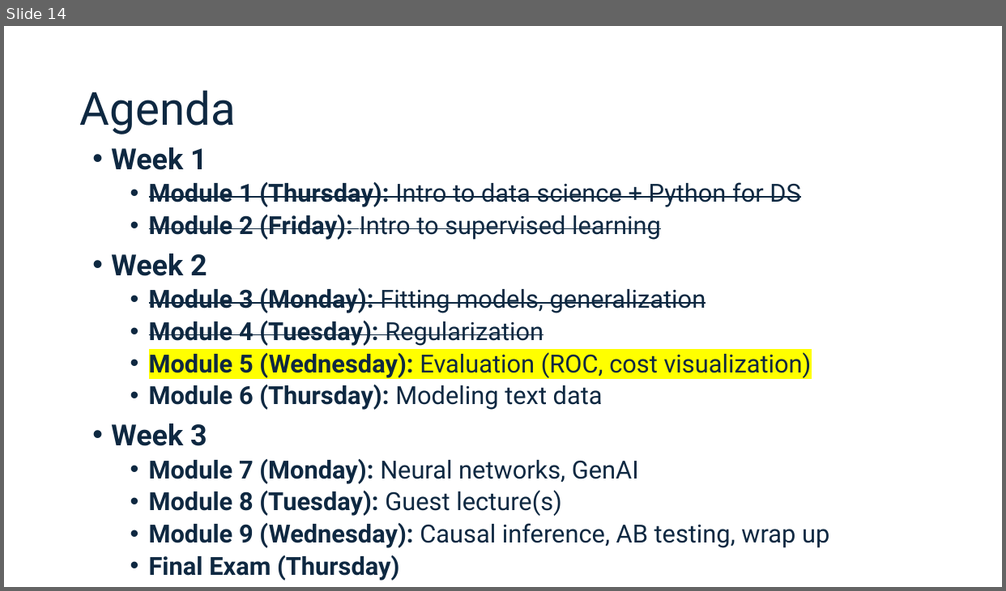
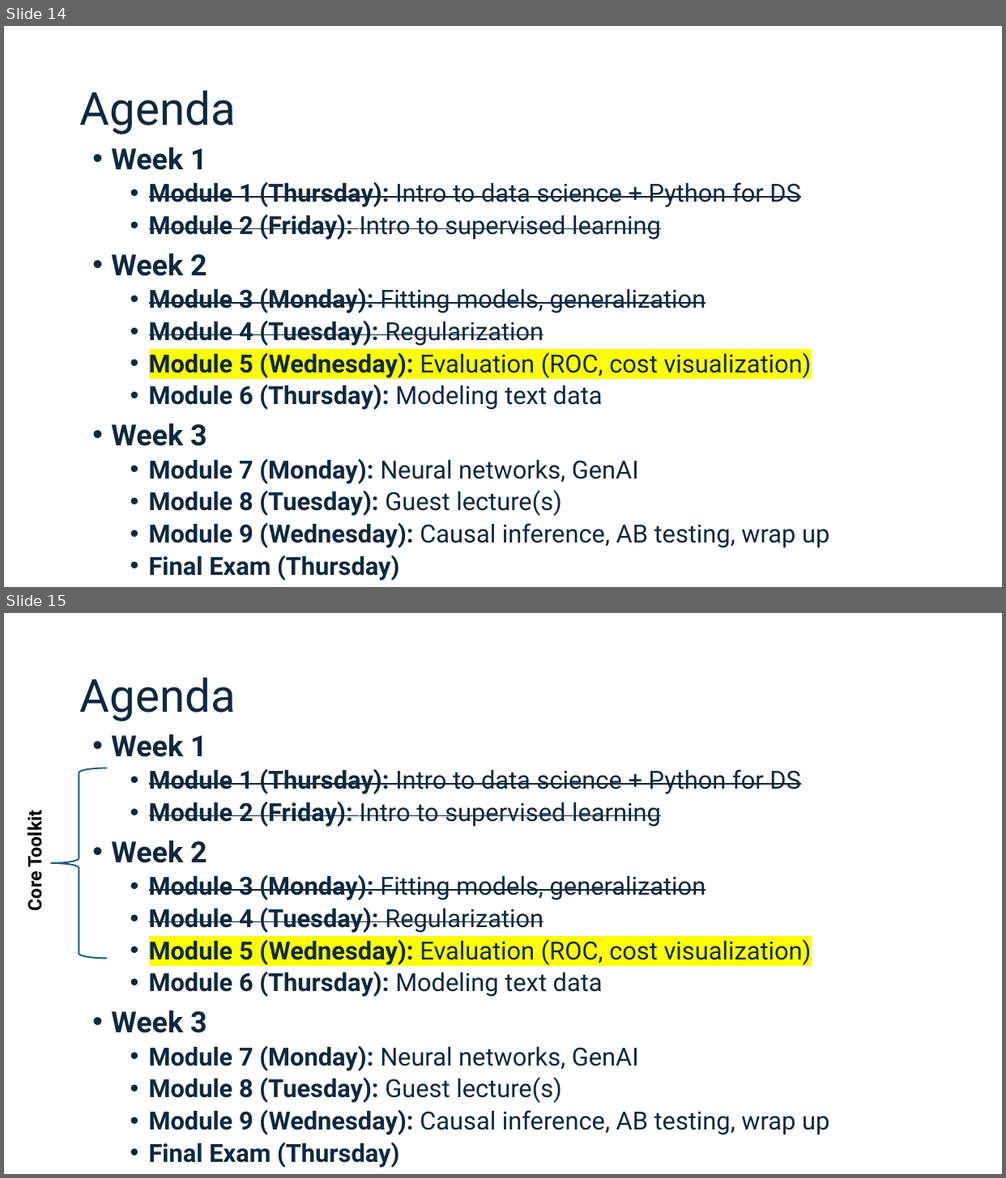
Before and after one commit to connordouglas10/DS-Tech-2025January, a slide deck: Modules/Module5/Slides 5.pptx. Shown one above the other, each under a label of ours: slide 14 before the commit, slides 14 and 15 after it. The pictures are 1006x591 and 1006x1178 pixels, drawn with LibreOffice and Linux fonts; fonts in the diff are those of the drawing. Boxes give left, top, right and bottom in pixels: in the first picture for what was removed or moved away, otherwise in the second. Text is boxed around its words. In the diff, an @@ line names an element or a change of style, - is before the commit and + after.

```diff
--- a/Modules/Module5/Slides 5.pptx
+++ b/Modules/Module5/Slides 5.pptx
@@ slide 15 added at (4,613,1002,1174), background #FFFFFF @@
@@ title added at (80,677,236,722), 44 pt, text #0E2841 @@
+Agenda
@@ text added at (111,735,829,1168), 24 pt, text #0E2841 @@
+• Week 1
+  • Module 1 (Thursday): Intro to data science + Python for DS
+  • Module 2 (Friday): Intro to supervised learning
+• Week 2
+  • Module 3 (Monday): Fitting models, generalization
+  • Module 4 (Tuesday): Regularization
+  • Module 5 (Wednesday): Evaluation (ROC, cost visualization)
+  • Module 6 (Thursday): Modeling text data
+• Week 3
+  • Module 7 (Monday): Neural networks, GenAI
+  • Module 8 (Tuesday): Guest lecture(s)
+  • Module 9 (Wednesday): Causal inference, AB testing, wrap up
+  • Final Exam (Thursday)
@@ left brace added at (50,768,107,958), outline #156082 1.5 pt @@
@@ text added at (22,817,46,910), 18 pt, text #000000, bold @@
+Core Toolkit
```
Also in this commit, not shown: 8 slides changed, 24 other slides added, 1 slide removed, 6 other files.
